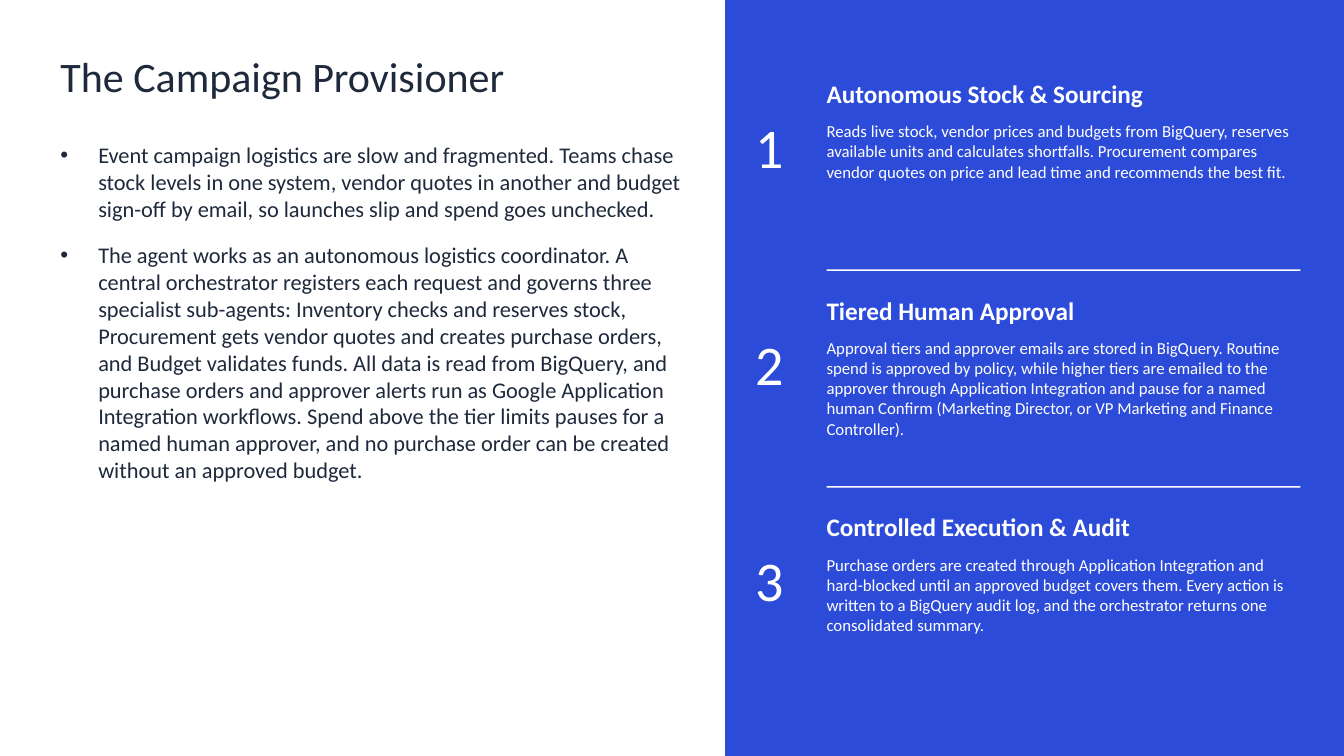
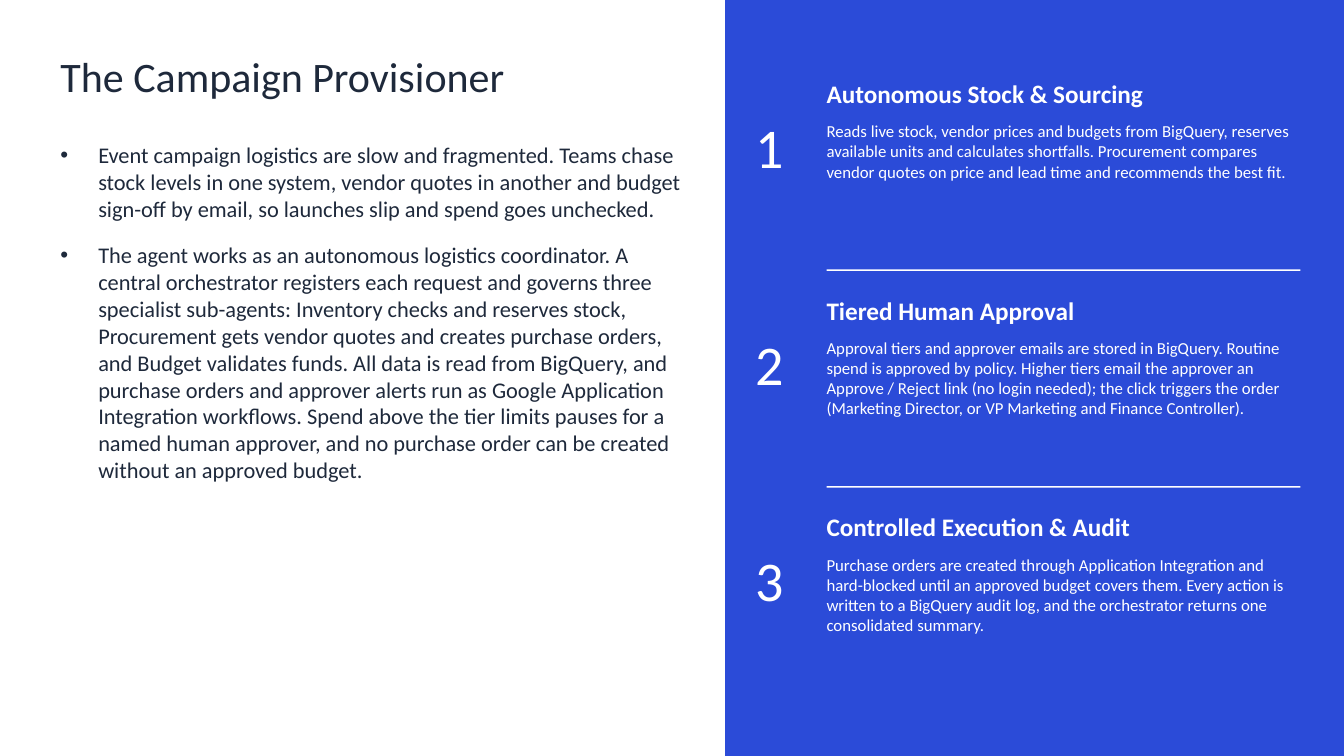
Before and after one commit to DasBalvinderDas/market-campaign-agent, a slide deck: slide 2 of docs/Campaign_Provisioner_Management_Deck.pptx. Drawn at 1344x756 pixels with LibreOffice and Linux fonts; fonts in the diff are those of the drawing. Boxes give left, top, right and bottom in pixels: in the first picture for what was removed or moved away, otherwise in the second. Text is boxed around its words. In the diff, an @@ line names an element or a change of style, - is before the commit and + after.

```diff
--- a/docs/Campaign_Provisioner_Management_Deck.pptx
+++ b/docs/Campaign_Provisioner_Management_Deck.pptx
@@ text at bbox=[827, 342, 1280, 417]: text changed @@
-Approval tiers and approver emails are stored in BigQuery. Routine spend is approved by policy, while higher tiers are emailed to the approver through Application Integration and pause for a named human Confirm (Marketing Director, or VP Marketing and Finance Controller).
+Approval tiers and approver emails are stored in BigQuery. Routine spend is approved by policy. Higher tiers email the approver an Approve / Reject link (no login needed); the click triggers the order (Marketing Director, or VP Marketing and Finance Controller).
```
Also in this commit, not shown: 1 other slide changed, 4 other files.
